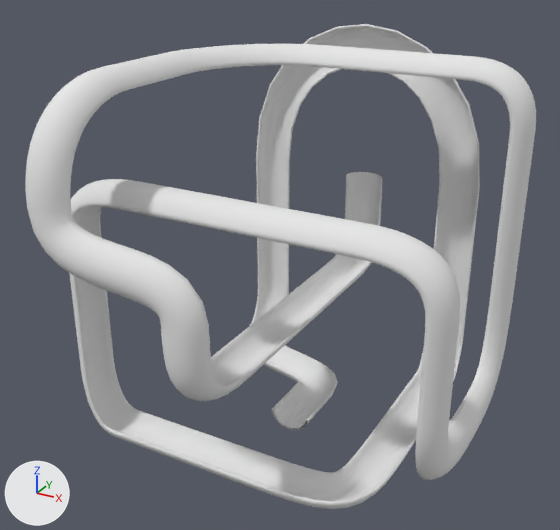
The OBJ model Assets/path_v3.obj: old version first, new version second.
The view is the same before and after, from a 50 mm camera at (1.76, -3.32, 1.64) aimed at (-0.04, -0.04, 0.0). Lighting does not change. The marker at lower left points along +X, +Y and +Z. Where no turn or scale is listed for an object, it has been applied to the vertices.

Objects in the first picture: 'BezierCurve.001_Mesh'.
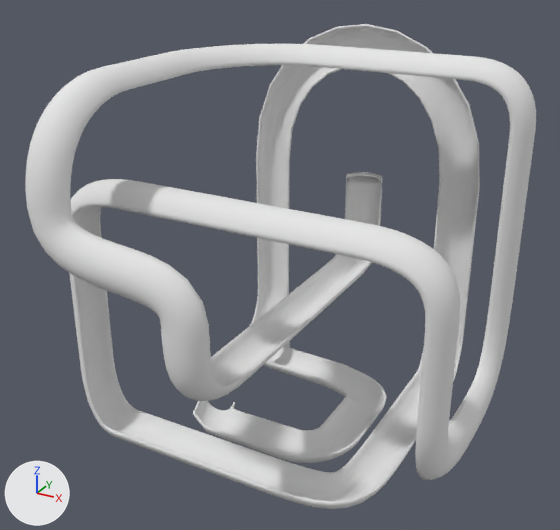
Changed parts and their boxes [x1, y1, x2, y2] in the pictures (560 x 530 px; the box of a moved part takes in the faces that stretch with it):
part 1 of me_beziercurve_001_mesh, moved or reshaped
    before: [265, 348, 338, 430]
    after: [193, 342, 387, 463]
part 2 of me_beziercurve_001_mesh, added
    after: [346, 172, 383, 183]

What changed in the scene script:
```text
Change me_beziercurve_001_mesh:
    used by ob_beziercurve_001_mesh; location = (0.0, 0.0, 0.0)
    remove me_beziercurve_001_mesh.from_pydata(...)  # 10110 vertices, 10080 faces; spans x -1.04..1.04, y -1.04..1.06, z -1.04..1.13
    add me_beziercurve_001_mesh.from_pydata(...)  # 10530 vertices, 10506 faces; spans x -1.04..1.04, y -1.04..1.06, z -1.04..1.13
    me_beziercurve_001_mesh part 1: 356 vertices moved from x -0.35..0.12, y 0.2..0.67, z -1.04..-0.94 to x -0.02..0.44, y 0.2..0.67, z -1.04..-0.94; 214 vertices removed from x -0.12..0.12, y 0.0..0.2, z -1.04..-0.94; 604 vertices added at x -0.58..0.44, y -0.34..0.71, z -1.04..-0.8
    me_beziercurve_001_mesh part 2: 30 vertices added at x -0.12..0.12, y 0.95..1.05, z 0.2
```
